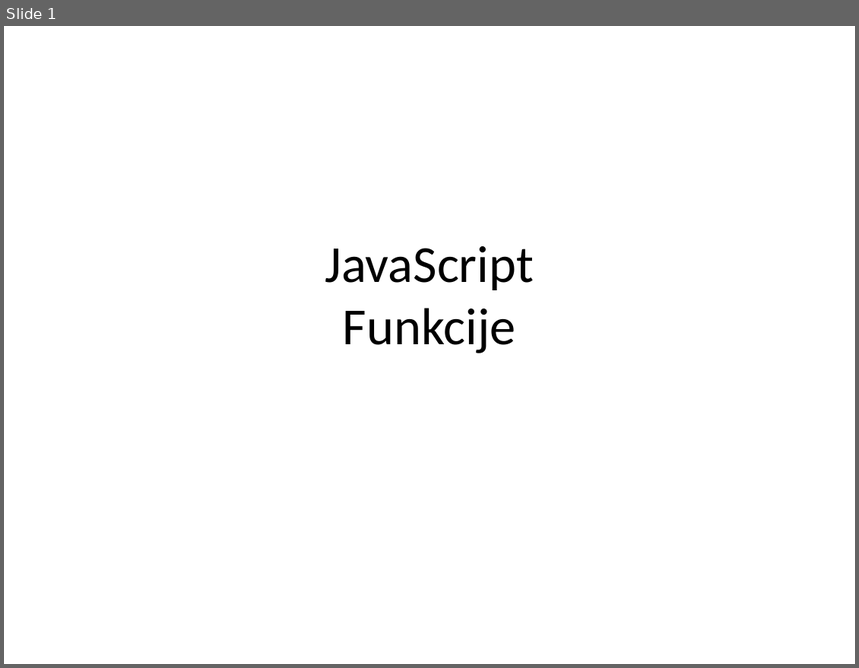
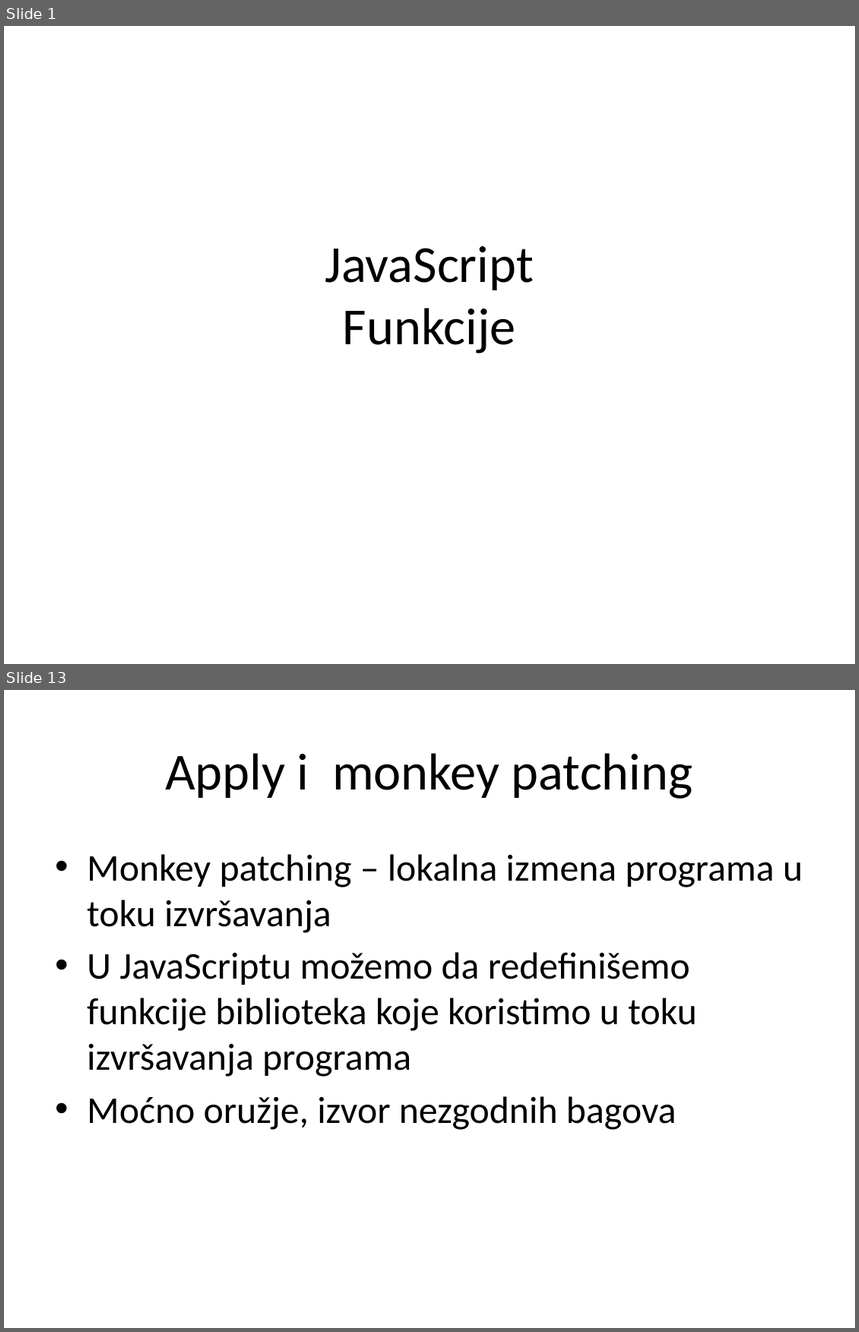
Before and after one commit to XWS2016/JavaScript, a slide deck: 02_Funkcije/JavaScript_02_Funkcije.pptx. Shown one above the other, each under a label of ours: slide 1 before the commit, slides 1 and 13 after it; the slides between them are not shown. The pictures are 859x668 and 859x1332 pixels, drawn with LibreOffice and Linux fonts; fonts in the diff are those of the drawing. Boxes give left, top, right and bottom in pixels: in the first picture for what was removed or moved away, otherwise in the second. Text is boxed around its words. In the diff, an @@ line names an element or a change of style, - is before the commit and + after.

Commit message:
funkcije - predavanja

```diff
--- a/02_Funkcije/JavaScript_02_Funkcije.pptx
+++ b/02_Funkcije/JavaScript_02_Funkcije.pptx
@@ slide 13 added at [4, 690, 855, 1328], background #FFFFFF @@
@@ title added at [165, 753, 693, 799], 44 pt, text #000000 @@
+Apply i monkey patching
@@ text added at [87, 854, 803, 1130], 32 pt, text #000000 @@
+• Monkey patching – lokalna izmena programa u toku izvršavanja
+• U JavaScriptu možemo da redefinišemo funkcije biblioteka koje koristimo u toku izvršavanja programa
+• Moćno oružje, izvor nezgodnih bagova
```
Also in this commit, not shown: 2 slides changed, 30 other slides added, 11 slides removed, 13 other files.
